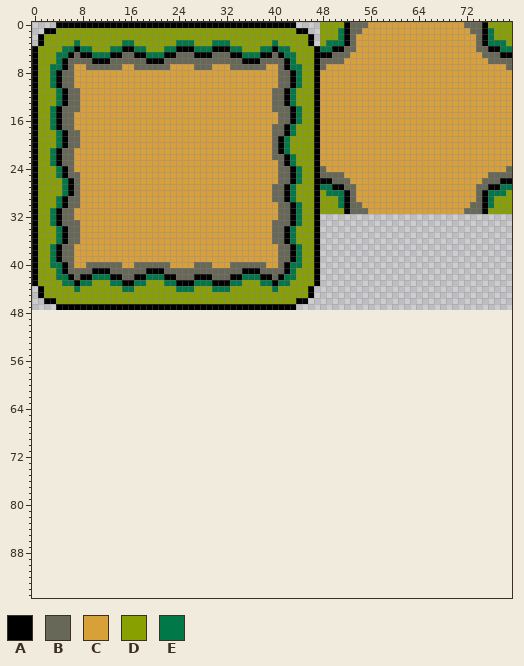
File history of a sprite sheet, assets/images/map/tile_set.png. This is how it looked before the edit.
The file is 80x48 pixels. The old version is drawn lined up with the new one, on the new canvas.
Palette (. is transparent): A #000000  B #686858  C #d8a038  D #88a000  E #007848
Once edited:
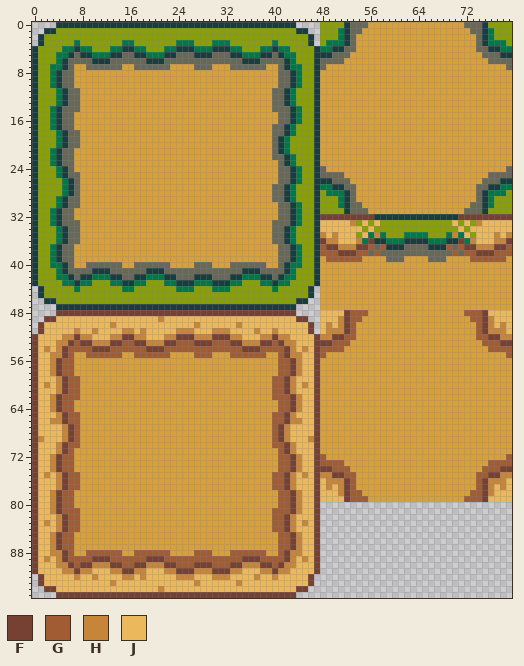
Colours new in this view: F #764032  G #a15c34  H #c78539  J #ebb85b
Difference:
canvas 80x48 -> 80x96
colour A: #000000 -> #193c3e
Changed rows in their new state; - is a pixel that keeps its letter.
first column x 0:
32 ------------------------------------------------FFFFFFFFFAAAAAAAAAAAAAAFFFFFFFFF
33 ------------------------------------------------JJJJJHDJDJDDDDDDDDDDDDJDJDHJJJJJ
34 ------------------------------------------------JJJJJJJDJDDDDDDDDDDDDDDJDJJJJJJJ
35 ------------------------------------------------HJHJJJDJEHEDDDEEEEDDDEHEJDJJJHJH
36 ------------------------------------------------FHHJJJHEFAAEEEAAAAEEEAAFEHJJJHHF
37 ------------------------------------------------GFFHHHFFGBGAAABBBBAAAGBGFFHHHFFG
38 ------------------------------------------------GGGFFFGGBGBBBBBBBBBBBBGBGGFFFGGG
39 ------------------------------------------------CGGGGGGCCCCBBBCCCCBBBCCCCGGGGGGC
40 ------------------------------------------------CCCCCCCCCCCCCCCCCCCCCCCCCCCCCCCC
41 ------------------------------------------------CCCCCCCCCCCCCCCCCCCCCCCCCCCCCCCC
42 ------------------------------------------------CCCCCCCCCCCCCCCCCCCCCCCCCCCCCCCC
43 ------------------------------------------------CCCCCCCCCCCCCCCCCCCCCCCCCCCCCCCC
44 ------------------------------------------------CCCCCCCCCCCCCCCCCCCCCCCCCCCCCCCC
45 ------------------------------------------------CCCCCCCCCCCCCCCCCCCCCCCCCCCCCCCC
46 ------------------------------------------------CCCCCCCCCCCCCCCCCCCCCCCCCCCCCCCC
47 ------------------------------------------------CCCCCCCCCCCCCCCCCCCCCCCCCCCCCCCC
48 ----FFFFFFFFFFFFFFFFFFFFFFFFFFFFFFFFFFFFFFFF----JJJJFGGGCCCCCCCCCCCCCCCCGGGFJJJJ
49 --FFJJJJJJJJJJJJJJJJJHJJJJJJJJJJJJJJJJJJJJJJFF--JJJHFGGCCCCCCCCCCCCCCCCCCGGFHJJJ
50 -FJJJJJJJJJJJHJJJJJJJJJJJJJHJJJJJJHJJJJJJJJJJJF-JHJHFGCCCCCCCCCCCCCCCCCCCCGFHJHJ
51 -FJJJJJHJJHJJJJHHJHJJJJJHHHJJJHHHJJJJHJJHJJJJJF-JHHHFGCCCCCCCCCCCCCCCCCCCCGFHHHJ
52 FJJJJHHFHHJJJHHFFHHJJJHHFFFHHHFFFHHJJJHHFHHJJJJFHHFFGGCCCCCCCCCCCCCCCCCCCCGGFFHH
53 FJJJHHFGFFHHHFFGGFFHHHFFGGGFFFGGGFFHHHFFGFHHJJJFFFGGGCCCCCCCCCCCCCCCCCCCCCCGGGFF
54 FJHJHFGGGGFFFGGGGGGFFFGGGGGGGGGGGGGFFFGGGGFHJHJFGGGGCCCCCCCCCCCCCCCCCCCCCCCCGGGG
55 FJJHHFGCCGGGGGGCCGGGGGGCCCCGGGCCCGGGGGGCCGFHHJJFGCCCCCCCCCCCCCCCCCCCCCCCCCCCCCCG
56 FJJHFGGCCCCCCCCCCCCCCCCCCCCCCCCCCCCCCCCCCGGFHJJFCCCCCCCCCCCCCCCCCCCCCCCCCCCCCCCC
57 FJJHFGGCCCCCCCCCCCCCCCCCCCCCCCCCCCCCCCCCCGGFHJJFCCCCCCCCCCCCCCCCCCCCCCCCCCCCCCCC
58 FJJHFGGCCCCCCCCCCCCCCCCCCCCCCCCCCCCCCCCCCGGFHJJFCCCCCCCCCCCCCCCCCCCCCCCCCCCCCCCC
59 FJJJHFGGCCCCCCCCCCCCCCCCCCCCCCCCCCCCCCCCGGFHJJJFCCCCCCCCCCCCCCCCCCCCCCCCCCCCCCCC
60 FJHJHFGGCCCCCCCCCCCCCCCCCCCCCCCCCCCCCCCCGGFHJHJFCCCCCCCCCCCCCCCCCCCCCCCCCCCCCCCC
61 FJJJHFGGCCCCCCCCCCCCCCCCCCCCCCCCCCCCCCCCGGFHJJJFCCCCCCCCCCCCCCCCCCCCCCCCCCCCCCCC
62 FJJHFGGGCCCCCCCCCCCCCCCCCCCCCCCCCCCCCCCCGGGFHJJFCCCCCCCCCCCCCCCCCCCCCCCCCCCCCCCC
63 FJJHFGGCCCCCCCCCCCCCCCCCCCCCCCCCCCCCCCCCCGGFHJJFCCCCCCCCCCCCCCCCCCCCCCCCCCCCCCCC
64 FJJHFGGCCCCCCCCCCCCCCCCCCCCCCCCCCCCCCCCCCGGFHJJFCCCCCCCCCCCCCCCCCCCCCCCCCCCCCCCC
65 FJJJHFGGCCCCCCCCCCCCCCCCCCCCCCCCCCCCCCCCGGFHJJJFCCCCCCCCCCCCCCCCCCCCCCCCCCCCCCCC
66 FJJHHFGGCCCCCCCCCCCCCCCCCCCCCCCCCCCCCCCCGGFHHJJFCCCCCCCCCCCCCCCCCCCCCCCCCCCCCCCC
67 FJJJJHFGCCCCCCCCCCCCCCCCCCCCCCCCCCCCCCCCGFHJJJJFCCCCCCCCCCCCCCCCCCCCCCCCCCCCCCCC
68 FJJJJHFGCCCCCCCCCCCCCCCCCCCCCCCCCCCCCCCCGFHJJJJFCCCCCCCCCCCCCCCCCCCCCCCCCCCCCCCC
69 FHJJJHFGCCCCCCCCCCCCCCCCCCCCCCCCCCCCCCCCGFHJJJHFCCCCCCCCCCCCCCCCCCCCCCCCCCCCCCCC
70 FJJJHFGGCCCCCCCCCCCCCCCCCCCCCCCCCCCCCCCCGGFHJJJFCCCCCCCCCCCCCCCCCCCCCCCCCCCCCCCC
71 FJJJHFGCCCCCCCCCCCCCCCCCCCCCCCCCCCCCCCCCCGFHJJJFCCCCCCCCCCCCCCCCCCCCCCCCCCCCCCCC
72 FJJHFGGCCCCCCCCCCCCCCCCCCCCCCCCCCCCCCCCCCGGFHJJFGCCCCCCCCCCCCCCCCCCCCCCCCCCCCCCG
73 FJJHFGGCCCCCCCCCCCCCCCCCCCCCCCCCCCCCCCCCCGGFHJJFGGGGCCCCCCCCCCCCCCCCCCCCCCCCGGGG
74 FJJHFGGCCCCCCCCCCCCCCCCCCCCCCCCCCCCCCCCCCGGFHJJFFFGGGCCCCCCCCCCCCCCCCCCCCCCGGGFF
75 FJHJHFGGCCCCCCCCCCCCCCCCCCCCCCCCCCCCCCCCGGFHJHJFHHFFGGCCCCCCCCCCCCCCCCCCCCGGFFHH
76 FJJJHFGGCCCCCCCCCCCCCCCCCCCCCCCCCCCCCCCCGGFHJJJFJHHHFGCCCCCCCCCCCCCCCCCCCCGFHHHJ
77 FJJJHFGGCCCCCCCCCCCCCCCCCCCCCCCCCCCCCCCCGGFHJJJFJHJHFGCCCCCCCCCCCCCCCCCCCCGFHJHJ
78 FJJHFGGCCCCCCCCCCCCCCCCCCCCCCCCCCCCCCCCCCGGFHJJFJJJHFGGCCCCCCCCCCCCCCCCCCGGFHJJJ
79 FJJHFGGCCCCCCCCCCCCCCCCCCCCCCCCCCCCCCCCCCGGFHJJFJJJJFGGGCCCCCCCCCCCCCCCCGGGFJJJJ
80 FJJHFGGCCCCCCCCCCCCCCCCCCCCCCCCCCCCCCCCCCGGFHJJF--------------------------------
81 FJJHFGGGCCCCCCCCCCCCCCCCCCCCCCCCCCCCCCCCGGGFHJJF--------------------------------
82 FJJJHFGGCCCCCCCCCCCCCCCCCCCCCCCCCCCCCCCCGGFHJJJF--------------------------------
83 FJHJHFGGCCCCCCCCCCCCCCCCCCCCCCCCCCCCCCCCGGFHJHJF--------------------------------
84 FJJJHFGGCCCCCCCCCCCCCCCCCCCCCCCCCCCCCCCCGGFHJJJF--------------------------------
85 FJJHFGGCCCCCCCCCCCCCCCCCCCCCCCCCCCCCCCCCCGGFHJJF--------------------------------
86 FJJHFGGCCCCCCCCCCCCCCCCCCCCCCCCCCCCCCCCCCGGFHJJF--------------------------------
87 FJJHFGGCCCCCCCCCCCCCCCCCCCCCCCCCCCCCCCCCCGGFHJJF--------------------------------
88 FJJHHFGCCGGGGGGCCGGGGGGCCCCGGGCCCGGGGGGCCGFHHJJF--------------------------------
89 FJHJHFGGGGFFFGGGGGGFFFGGGGGGGGGGGGGFFFGGGGFHJHJF--------------------------------
90 FJJJHHFGFFHHHFFGGFFHHHFFGGGFFFGGGFFHHHFFGFHHJJJF--------------------------------
91 FJJJJHHFHHJJJHHFFHHJJJHHFFFHHHFFFHHJJJHHFHHJJJJF--------------------------------
92 -FJJJJJHJJHJJJJHHJHJJJJJHHHJJJHHHJJJJHJJHJJJJJF---------------------------------
93 -FJJJJJJJJJJJHJJJJJJJJJJJJJHJJJJJJHJJJJJJJJJJJF---------------------------------
94 --FFJJJJJJJJJJJJJJJJJHJJJJJJJJJJJJJJJJJJJJJJFF----------------------------------
95 ----FFFFFFFFFFFFFFFFFFFFFFFFFFFFFFFFFFFFFFFF------------------------------------
